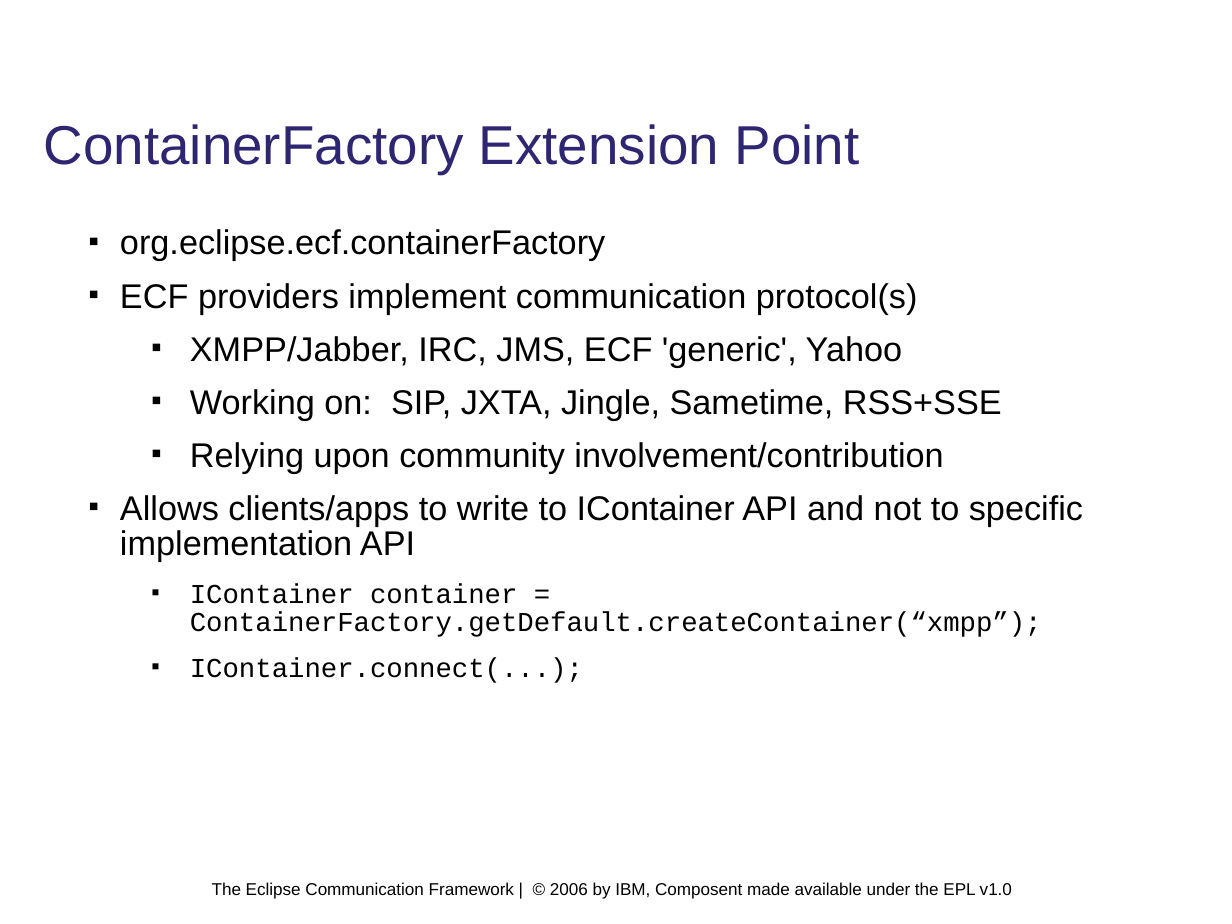
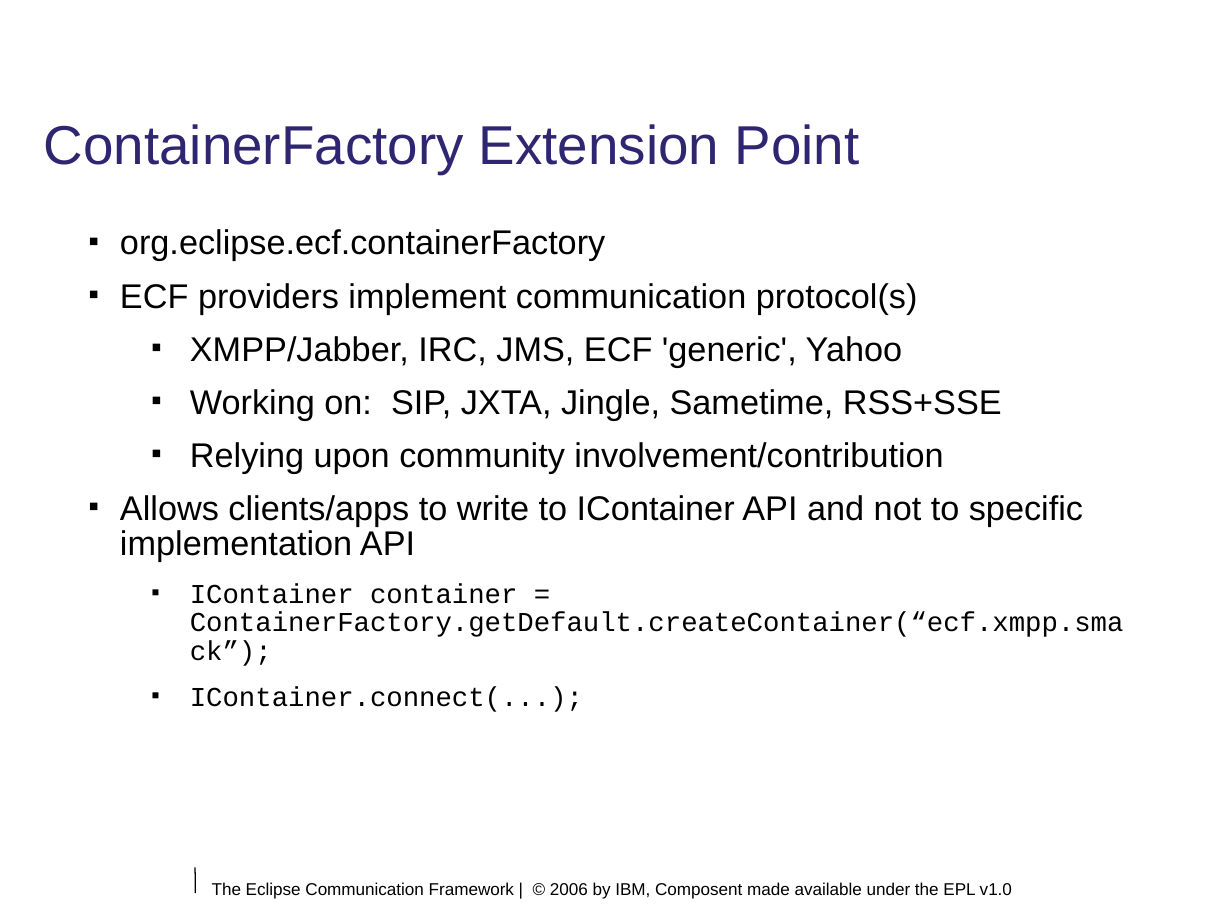
Before and after one commit to eclipse/ecf, a slide deck: slide 9 of doc/tutorials/EclipseCON 2006/module1.odp. Drawn at 1232x924 pixels with LibreOffice and Linux fonts; fonts in the diff are those of the drawing; background and template pictures are left out. Boxes give left, top, right and bottom in pixels: in the first picture for what was removed or moved away, otherwise in the second. Text is boxed around its words. In the diff, an @@ line names an element or a change of style, - is before the commit and + after.

```diff
--- a/doc/tutorials/EclipseCON 2006/module1.odp
+++ b/doc/tutorials/EclipseCON 2006/module1.odp
@@ text at <box>190,583,1124,637</box>: text changed @@
-  ■ IContainer container = ContainerFactory.getDefault.createContainer(“xmpp”);
+  ■ IContainer container = ContainerFactory.getDefault.createContainer(“ecf.xmpp.smack”);
@@ line added from (195, 867) to (196, 893), #000000 0.74 pt @@
```
Also in this commit, not shown: 21 other slides changed, 1 other file.
